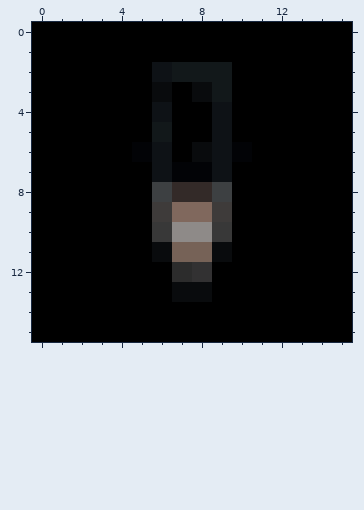
Edited in one commit: pixel-art sprite (frontend/my-react-app/public/favicon-16x16.png). The picture above is the old version.
The file is 16x16 pixels. Colours within 5 levels of each other are drawn and written as one.
The result:
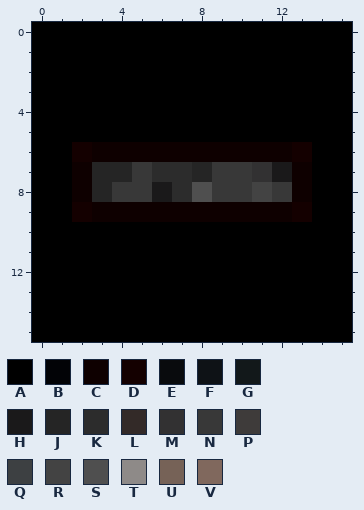
Palette (. is transparent): A #000000  B #020306  C #0e0000  D #140000  E #090b0d  F #0e1216  G #12181a  H #1a191a  J #252525  K #2c2c2c  L #332a28  M #323132  N #383838  P #3e3b3a  Q #3d4042  R #434343  S #4f4f4f  T #8e8a88  U #766257  V #80685d
The edit:
y 2: x 6..9 FGGG -> AAAA
y 3: x 6 E -> A; x 8..9 EG -> AA
y 4: x 6 F -> A; x 9 F -> A
y 5: x 6 G -> A; x 9 F -> A
y 6: x 2..13 AAABFAEFBAAA -> DCCCCCCCCCCD
y 7: x 2..13 AAAAFBBFAAAA -> CJJNKKJNNMHC
y 8: x 2..13 AAAAQLLQAAAA -> CJNNHKSNNRNC
y 9: x 2..13 AAAAPVVPAAAA -> DCCCCCCCCCCD
y 10: x 6..9 NTTN -> AAAA
y 11: x 6..9 EUUE -> AAAA
y 12: x 7..8 KM -> AA
y 13: x 7..8 EE -> AA
Changed places in both pictures, as pixel boxes (x1, y1, x2, y2):
changed: (72, 62, 312, 302)
